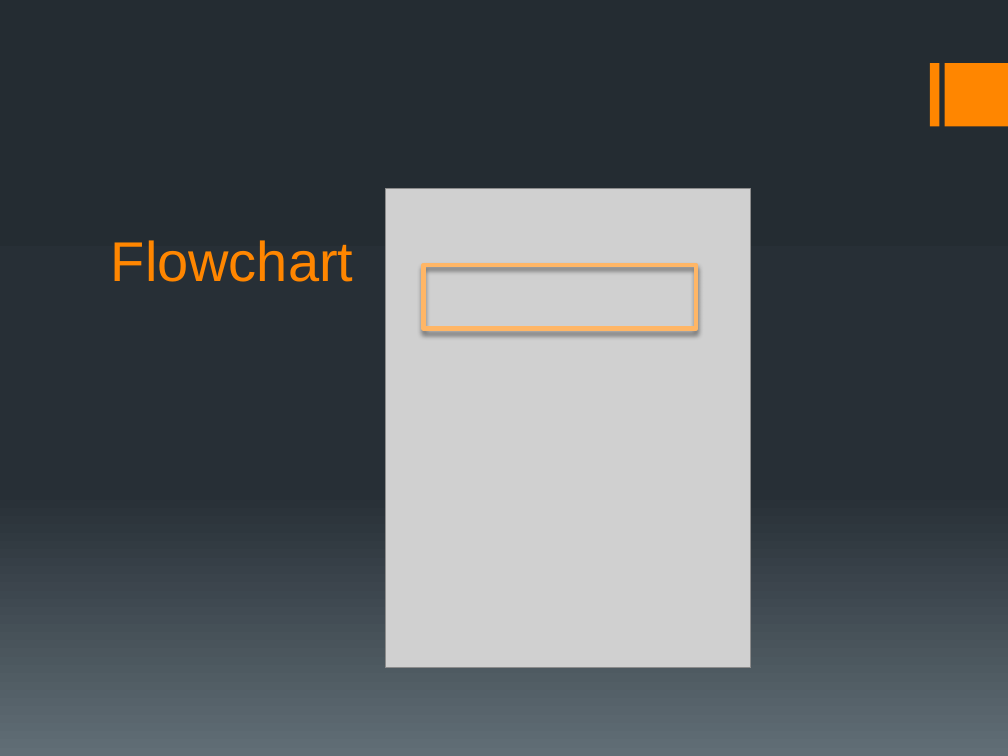
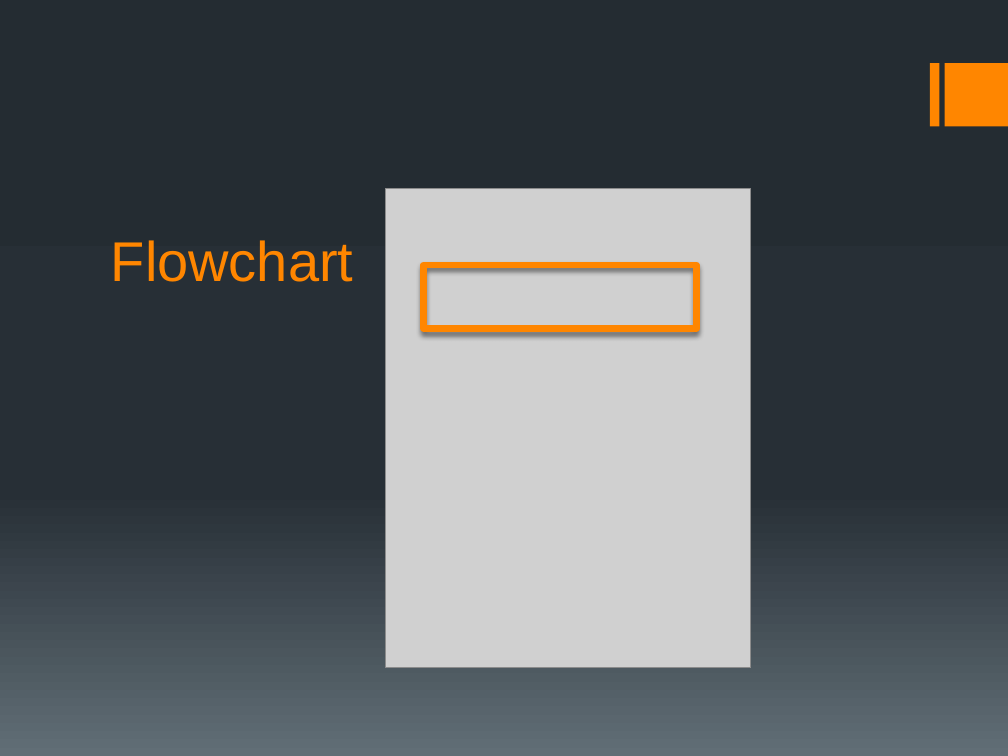
Before and after one commit to ship561/final-project, a slide deck: slide 5 of bioinformatics presentation.pptx. Drawn at 1008x756 pixels with LibreOffice and Linux fonts; fonts in the diff are those of the drawing; grey boxes stand for pictures. Boxes give left, top, right and bottom in pixels: in the first picture for what was removed or moved away, otherwise in the second. Text is boxed around its words. In the diff, an @@ line names an element or a change of style, - is before the commit and + after.

Commit message:
ppt update

```diff
--- a/bioinformatics presentation.pptx
+++ b/bioinformatics presentation.pptx
@@ rectangle at [423,265,697,329]: outline #FFB666 3 pt to #FF8600 4.5 pt @@
```
Also in this commit, not shown: 1 other slide changed, 6 slides added, 1 slide removed.
